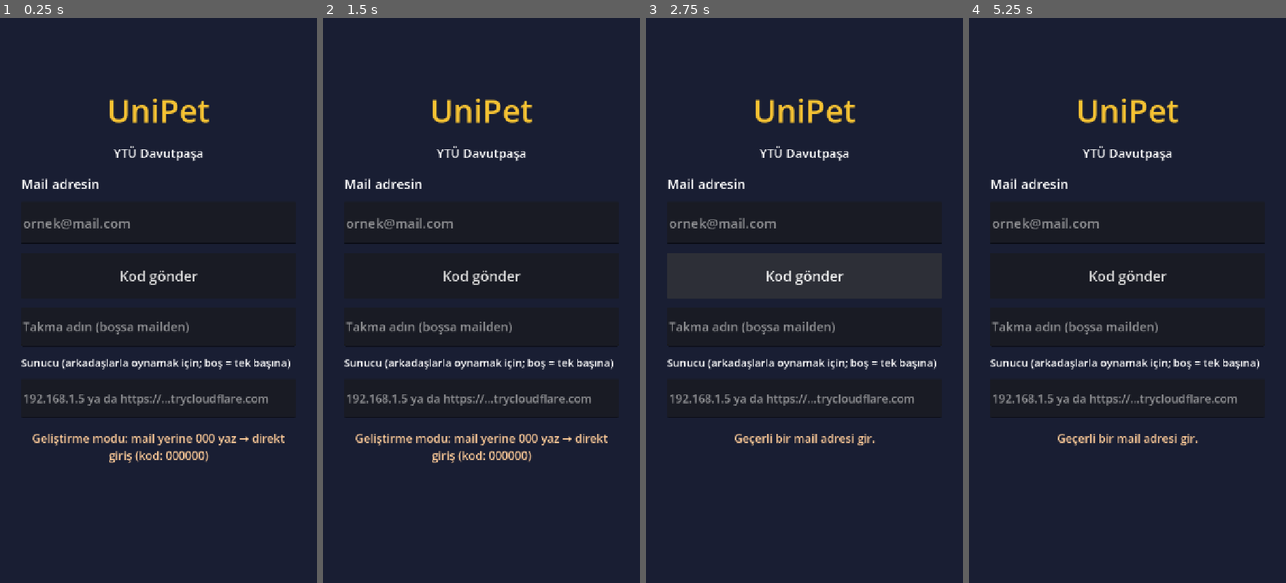
Above: before the commit, frames 1-4 (left to right).
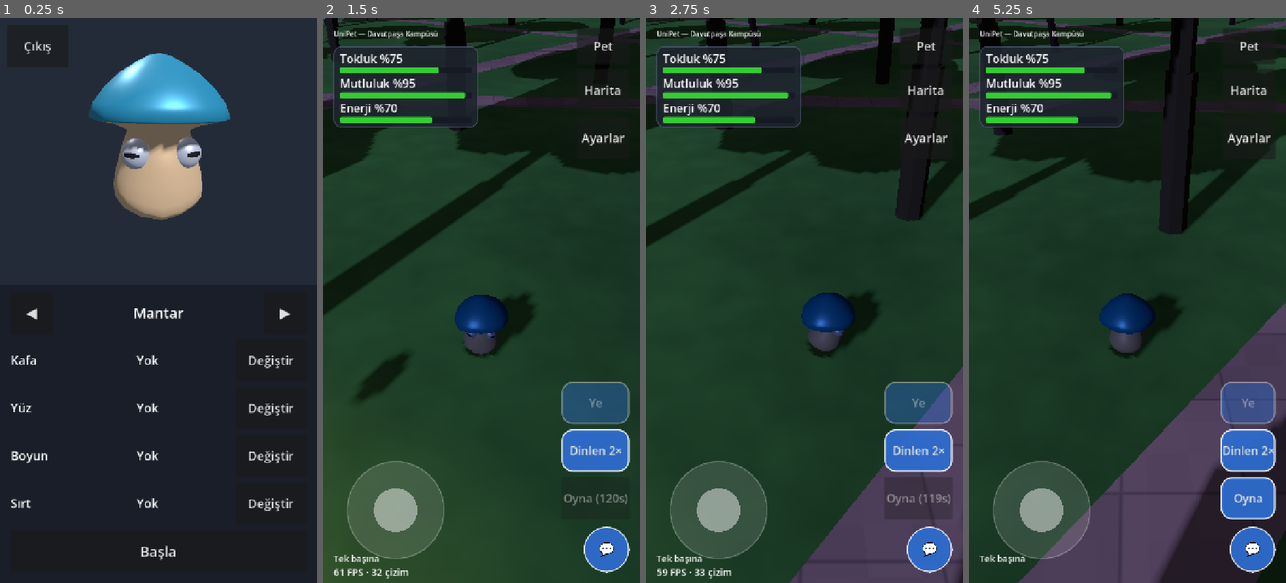
Above: after the commit, the same moments.

Repository: talha24052050/unipet
Game: Godot game, scene res://scenes/ui/login.tscn
Two runs of this game, one before a commit and one after it. Both use one fixed random seed, a clock stepped at 60 frames per second and the inputs below.
Inputs (mouse positions are in pixels of both pictures, inside the frame that each line leads up to):
- Up to frame 1 (0.25 s): no input
- Up to frame 2 (1.5 s): click (481, 549) at 0.5 s, where only the run after the commit has a clickable "Başla"; click (601, 498) at 1.25 s, where only the run after the commit has a clickable "Oyna"
- Up to frame 3 (2.75 s): tap Enter at 2 s; move the mouse to (874, 272) at 2.02 s; hold Right (ui_right) from 2.03 s (still down); click (874, 272) at 2.17 s
- Up to frame 4 (5.25 s): release Right (ui_right) at 2.75 s; drag from (1064, 328) to (1111, 413) at 2.77 s; click (1127, 277) at 3.5 s, where only the run before the commit has a clickable "Kod gönder"; click (1247, 46) at 4.25 s, where only the run after the commit has a clickable "Pet"; click (1127, 549) at 5 s, where only the run after the commit has a clickable "Başla"

The runs differ from the first frame. In frame 1, 13% of the frame differs, in the area x 3-94%, y 4-96%; in frame 2, 88%, in the area x 0-100%, y 0-100%; in frame 3, 81%; in frame 4, 81%.

Commit message:
Geliştirici modu aç/kapa (Ayarlar): açıkken giriş ekranı yok (cihaza özel hesapla otomatik giriş), kapalıyken normal mail+kod girişi; varsayılan Godot'ta açık, APK'da normal mod, imzalı yayında hep kapalı. Akış uçtan uca doğrulandı
Claude-Session: https://claude.ai/code/session_01W3xfYM39N4DkoDcWJ4iSdQ

Diff:
--- a/game/src/core/config.gd
+++ b/game/src/core/config.gd
@@ -21,8 +21,20 @@
 ## Yayın derlemesi (export preset'inde custom feature "unipet_release"): gerçek giriş + sunucu.
 ## Geliştirme derlemesi: sahte giriş (000 / 000000) + tek oyunculu (sunucu adresi girilirse Nakama).
 var IS_RELEASE: bool = OS.has_feature("unipet_release")
+## Geliştirici modu (Ayarlar'dan açılıp kapanır; bkz. LocalSettings.dev_mode). Açık: sahte giriş, giriş ekranı yok.
+var DEV_MODE: bool = false
 var NETWORK_BACKEND: String = "nakama" if IS_RELEASE else "offline"  # "offline" | "nakama"
-var AUTH_BACKEND: String = "supabase" if IS_RELEASE else "mock"  # "mock" | "supabase"
+var AUTH_BACKEND: String = "supabase"  # "mock" | "supabase" — apply_dev_mode belirler
+
+
+func _init() -> void:
+	apply_dev_mode(preload("res://src/core/local_settings.gd").load_or_default().dev_mode)
+
+
+## Modu uygular (Services.reload_auth ile birlikte kullanılır).
+func apply_dev_mode(setting: int) -> void:
+	DEV_MODE = preload("res://src/core/local_settings.gd").resolve_dev_mode(setting, IS_RELEASE, OS.has_feature("editor"))
+	AUTH_BACKEND = "mock" if DEV_MODE else "supabase"
 
 ## Oyuncu hareketi (metre/saniye, radyan/saniye).
 const PLAYER_WALK_SPEED: float = 4.6
--- a/game/src/core/local_settings.gd
+++ b/game/src/core/local_settings.gd
@@ -8,6 +8,11 @@
 var server_address: String = ""
 var sfx_enabled: bool = true
 var sfx_volume_db: float = 0.0
+## Geliştirici modu (Talha 2026-11-22): açıkken giriş ekranı yok (cihaza özel sahte hesapla otomatik giriş);
+## kapalıyken normal mod (mail + kod, Supabase). -1 = varsayılan: Godot'tan (kaynaktan) çalışırken açık, APK'da kapalı.
+## Yayın (imzalı) sürümünde her zaman kapalı.
+const DEV_MODE_DEFAULT: int = -1
+var dev_mode: int = DEV_MODE_DEFAULT
 
 
 static func load_or_default(path: String = PATH) -> RefCounted:
@@ -17,6 +22,7 @@
 		s.server_address = str(cfg.get_value("server", "address", ""))
 		s.sfx_enabled = bool(cfg.get_value("audio", "sfx_enabled", true))
 		s.sfx_volume_db = float(cfg.get_value("audio", "sfx_volume_db", 0.0))
+		s.dev_mode = int(cfg.get_value("dev", "mode", DEV_MODE_DEFAULT))
 	return s
 
 
@@ -26,7 +32,17 @@
 	cfg.set_value("server", "address", server_address)
 	cfg.set_value("audio", "sfx_enabled", sfx_enabled)
 	cfg.set_value("audio", "sfx_volume_db", sfx_volume_db)
+	cfg.set_value("dev", "mode", dev_mode)
 	return cfg.save(path)
+
+
+## Bu ayarlarla geliştirici modu açık mı? release: imzalı yayın; editor: Godot'tan kaynakla çalıştırma.
+static func resolve_dev_mode(setting: int, release: bool, editor: bool) -> bool:
+	if release:
+		return false
+	if setting >= 0:
+		return setting == 1
+	return editor
 
 
 ## Kullanılacak sunucu: oyuncunun girdiği adres; boşsa ve yayın derlemesiyse res://secrets.cfg [nakama].
--- a/game/src/core/services.gd
+++ b/game/src/core/services.gd
@@ -70,6 +70,17 @@
 		n.ssl = bool(address["ssl"])
 
 
+## Geliştirici modu değişince: bağlantıyı kapat, auth servisini yenisiyle değiştir.
+func reload_auth() -> void:
+	if net != null:
+		net.disconnect_from_server()
+	if auth != null:
+		remove_child(auth)
+		auth.queue_free()
+	auth = _make_auth(Config.AUTH_BACKEND)
+	add_child(auth)
+
+
 func _make_network(kind: String) -> NetworkService:
 	match kind:
 		"offline":
--- a/game/src/ui/login.gd
+++ b/game/src/ui/login.gd
@@ -45,6 +45,11 @@
 	_server_input.text = LocalSettings.load_or_default().server_address
 	_name_input.text = LocalProfile.load_or_default().display_name
 	_show(Step.BUSY)
+	if Config.DEV_MODE and Services.auth.has_method("quick_sign_in"):
+		# Geliştirici modu: giriş ekranı yok, cihaza özel hesapla doğrudan giriş (sunucu adresi Ayarlar'dan)
+		_status.text = "Geliştirici modu"
+		Services.auth.quick_sign_in()
+		return  # signed_in sinyali sahneyi değiştirir
 	_status.text = "Oturum kontrol ediliyor..."
 	if await Services.auth.restore_session():
 		return  # signed_in sinyali sahneyi değiştirir
--- a/game/src/ui/settings_panel.gd
+++ b/game/src/ui/settings_panel.gd
@@ -7,7 +7,7 @@
 const LocalSettings := preload("res://src/core/local_settings.gd")
 
 const PANEL_WIDTH: float = 560.0
-const PANEL_HEIGHT: float = 960.0
+const PANEL_HEIGHT: float = 1040.0
 const MAIN_SCENE: String = "res://scenes/main.tscn"
 const MIN_CONTROL_HEIGHT: float = 64.0
 const FONT_SIZE_TITLE: int = 32
@@ -31,6 +31,9 @@
 var server_input: LineEdit
 var server_button: Button
 var server_status: Label
+## Geliştirici modu anahtarı (imzalı yayında gizli)
+var dev_check: CheckButton
+const LOGIN_SCENE: String = "res://scenes/ui/login.tscn"
 const FEEDBACK_INPUT_HEIGHT: float = 140.0
 
 # Erişilebilirlik ve test kolaylığı için kısayol
@@ -167,6 +170,15 @@
 	server_status.add_theme_font_size_override("font_size", FONT_SIZE_LABEL - 4)
 	vbox.add_child(server_status)
 
+	dev_check = CheckButton.new()
+	dev_check.name = "DevModeCheck"
+	dev_check.text = "Geliştirici modu (giriş ekranı yok)"
+	dev_check.custom_minimum_size = Vector2(0, MIN_CONTROL_HEIGHT)
+	dev_check.add_theme_font_size_override("font_size", FONT_SIZE_LABEL)
+	dev_check.visible = not Config.IS_RELEASE
+	dev_check.toggled.connect(_on_dev_mode_toggled)
+	vbox.add_child(dev_check)
+
 	close_button = Button.new()
 	close_button.name = "CloseButton"
 	close_button.text = "Kapat"
@@ -253,7 +265,25 @@
 	get_tree().change_scene_to_file.call_deferred(MAIN_SCENE)
 
 
+## Kaydeder ve modu uygular; çağıran sahneyi giriş ekranına götürür (geliştirici modunda o da kendiliğinden geçer).
+func set_dev_mode(on: bool) -> void:
+	var s: RefCounted = LocalSettings.load_or_default(settings_path)
+	s.set("dev_mode", 1 if on else 0)
+	s.call("save", settings_path)
+	Config.apply_dev_mode(1 if on else 0)
+
+
+func _on_dev_mode_toggled(on: bool) -> void:
+	Sfx.play(&"ui_click")
+	set_dev_mode(on)
+	Services.reload_auth()
+	close()
+	get_tree().change_scene_to_file.call_deferred(LOGIN_SCENE)
+
+
 func refresh_from_settings() -> void:
+	if dev_check != null:
+		dev_check.set_pressed_no_signal(Config.DEV_MODE)
 	if server_input != null:
 		server_input.text = str(LocalSettings.load_or_default(settings_path).get("server_address"))
 	if check_button != null:
--- a/game/tests/test_core.gd
+++ b/game/tests/test_core.gd
@@ -132,6 +132,17 @@
 
 
 func test_dev_build_uses_mock_offline() -> String:
-	if not Config.IS_RELEASE and (Config.AUTH_BACKEND != "mock" or Config.NETWORK_BACKEND != "offline"):
+	if not Config.IS_RELEASE and (Config.AUTH_BACKEND != ("mock" if Config.DEV_MODE else "supabase") or Config.NETWORK_BACKEND != "offline"):
 		return "geliştirme derlemesi mock/offline olmalı"
 	return ""
+
+
+func test_dev_mode_resolution() -> String:
+	var LS: GDScript = load("res://src/core/local_settings.gd")
+	# yayın: her zaman kapalı; varsayılan: editörde açık, APK'da kapalı; elle ayar her şeyi geçersiz kılar
+	var cases: Array = [[-1, true, true, false], [1, true, true, false], [-1, false, true, true], [-1, false, false, false],
+		[0, false, true, false], [1, false, false, true]]
+	for c: Array in cases:
+		if LS.resolve_dev_mode(c[0], c[1], c[2]) != c[3]:
+			return "yanlış: ayar=%d yayın=%s editör=%s" % [c[0], c[1], c[2]]
+	return ""
Not shown, changed: docs/ARKADASLARLA_OYNA.md
Not shown, changed: docs/DECISIONS.md
